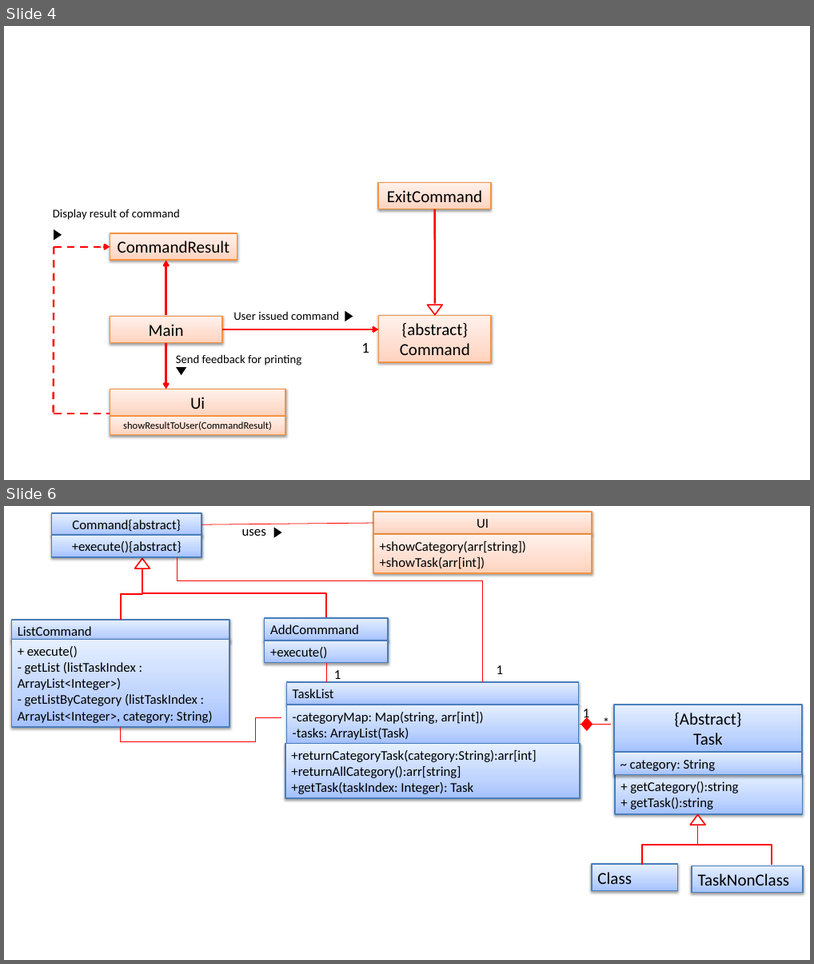
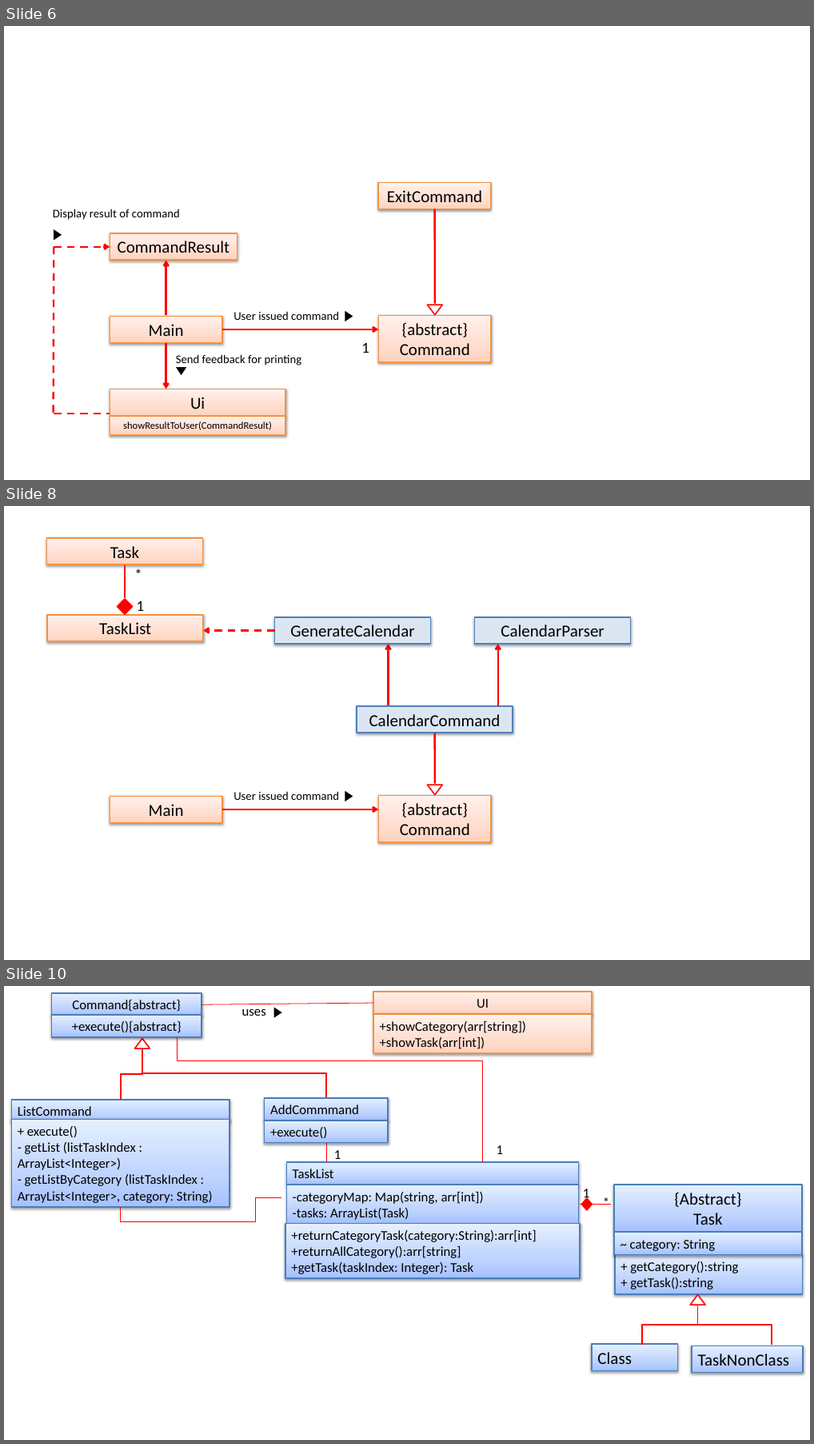
Before and after one commit to yuchenlichuck/tp, a slide deck: docs/UML Diagrams.pptx. Shown one above the other, each under a label of ours: slides 4 and 6 before the commit, slides 6, 8 and 10 after it; the slides between them are not shown. The pictures are 814x964 and 814x1444 pixels, drawn with LibreOffice and Linux fonts; fonts in the diff are those of the drawing. Boxes give left, top, right and bottom in pixels: in the first picture for what was removed or moved away, otherwise in the second. Text is boxed around its words. In the diff, an @@ line names an element or a change of style, - is before the commit and + after.

```diff
--- a/docs/UML Diagrams.pptx
+++ b/docs/UML Diagrams.pptx
@@ slide 8 added at box(4, 506, 810, 960), background #FFFFFF @@
@@ rectangle added at box(47, 538, 203, 564), fill gradient #FFD2BD to #FFDED0 to #FFF2ED, outline #F69240 1.5 pt, 20 pt, text #000000 @@
+Task
@@ line added from (125, 565) to (125, 599), #FF0000 2.25 pt @@
@@ text added at box(129, 562, 149, 586), 18 pt, text #000000 @@
+*
@@ diamond added at box(117, 599, 132, 614), fill #FF0000, outline #FF0000 1.5 pt @@
@@ text added at box(137, 601, 145, 616), 18 pt, text #000000 @@
+1
@@ rectangle added at box(47, 615, 204, 641), fill gradient #FFD2BD to #FFDED0 to #FFF2ED, outline #F69240 1.5 pt, 20 pt, text #000000 @@
+TaskList
@@ rectangle added at box(275, 617, 431, 644), fill #DCE6F2, outline #4F81BD 1.5 pt, 20 pt, text #000000 @@
+GenerateCalendar
@@ rectangle added at box(475, 617, 631, 644), fill #DCE6F2, outline #4F81BD 1.5 pt, 20 pt, text #000000 @@
+CalendarParser
@@ arrow added from (275, 631) to (204, 631), #FF0000 2.25 pt dashed @@
@@ arrow added from (389, 706) to (389, 644), #FF0000 2.25 pt @@
@@ arrow added from (498, 706) to (498, 644), #FF0000 2.25 pt @@
@@ rectangle added at box(357, 706, 513, 733), fill #DCE6F2, outline #4F81BD 1.5 pt, 20 pt, text #000000 @@
+CalendarCommand
@@ line added from (435, 784) to (434, 733), #FF0000 2.25 pt @@
@@ text added at box(234, 791, 339, 800), 14 pt, text #000000 @@
+User issued command
@@ triangle added at box(345, 791, 353, 801), fill #000000 @@
@@ triangle added at box(427, 784, 442, 795), fill #FFFFFF, outline #FF0000 1.5 pt @@
@@ rectangle added at box(110, 796, 222, 822), fill gradient #FFD2BD to #FFDED0 to #FFF2ED, outline #F69240 1.5 pt, 20 pt, text #000000 @@
+Main
@@ arrow added from (222, 809) to (378, 809), #FF0000 2.25 pt @@
@@ rectangle added at box(379, 795, 491, 842), fill gradient #FFD2BD to #FFDED0 to #FFF2ED, outline #F69240 1.5 pt, 20 pt, text #000000 @@
+{abstract}
+Command
@@ what was slide 4 is now slide 6 @@
@@ what was slide 6 is now slide 10 @@
```
Also in this commit, not shown: 4 slides changed, 3 other slides added.
